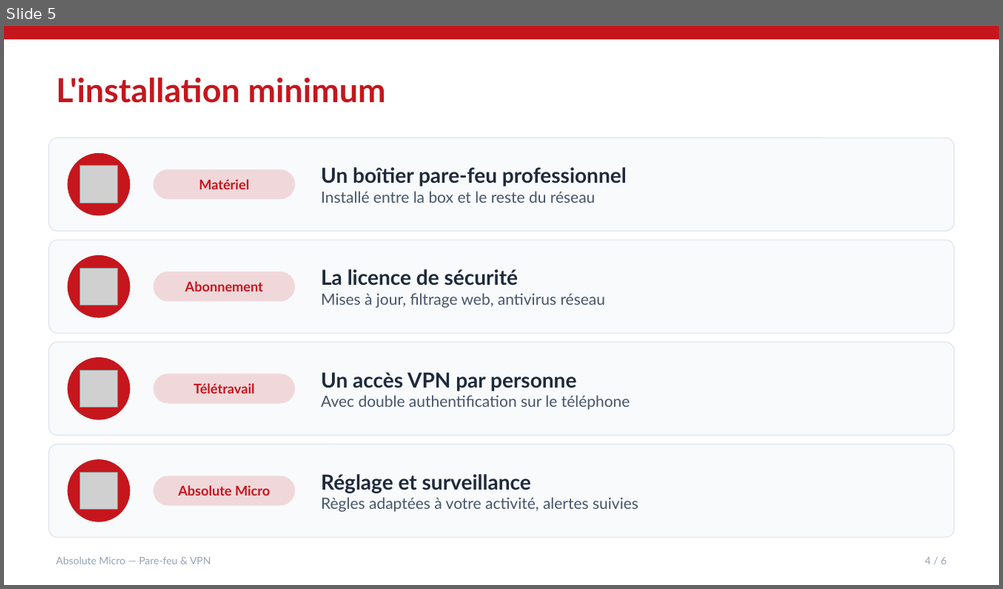
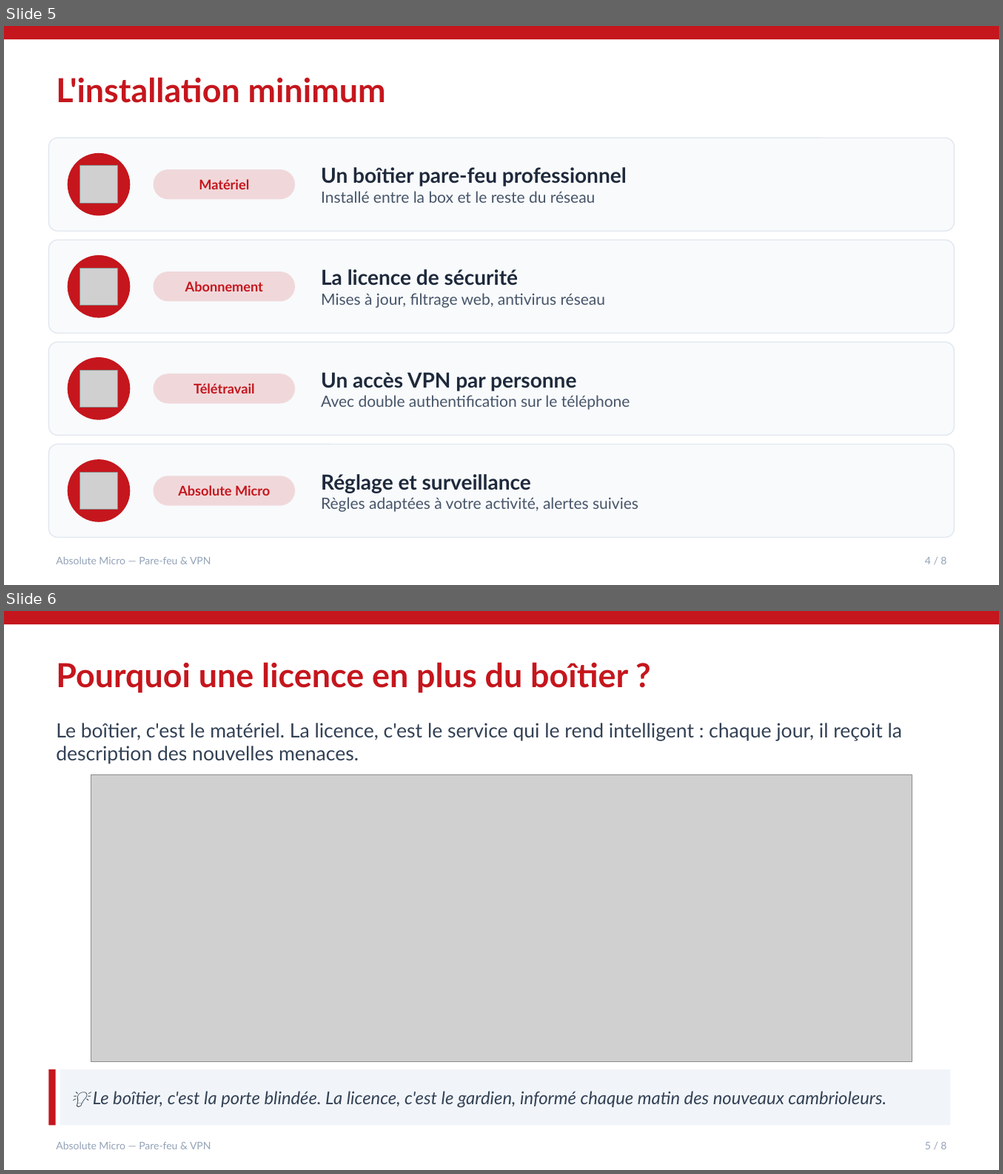
Before and after one commit to brunoflorin/absolute-devices, a slide deck: frontend/public/diaporamas/parefeu_vpn.pptx. Shown one above the other, each under a label of ours: slide 5 before the commit, slides 5 and 6 after it. The pictures are 1003x589 and 1003x1174 pixels, drawn with LibreOffice and Linux fonts; fonts in the diff are those of the drawing; grey boxes stand for pictures. Boxes give left, top, right and bottom in pixels: in the first picture for what was removed or moved away, otherwise in the second. Text is boxed around its words. In the diff, an @@ line names an element or a change of style, - is before the commit and + after.

```diff
--- a/frontend/public/diaporamas/parefeu_vpn.pptx
+++ b/frontend/public/diaporamas/parefeu_vpn.pptx
@@ slide 6 added at <box>4,611,999,1170</box>, background #FFFFFF @@
@@ rectangle added at <box>4,611,999,624</box>, fill #C5161D @@
@@ text added at <box>56,662,628,693</box>, 32 pt, text #C5161D, bold @@
+Pourquoi une licence en plus du boîtier ?
@@ text added at <box>56,723,902,764</box>, 19 pt, text #334155 @@
+Le boîtier, c'est le matériel. La licence, c'est le service qui le rend intelligent : chaque jour, il reçoit la description des nouvelles menaces.
@@ picture added at <box>91,775,912,1062</box> @@
@@ rectangle added at <box>48,1070,56,1126</box>, fill #C5161D @@
@@ rectangle added at <box>60,1070,950,1126</box>, fill #F1F5F9, 17 pt, text #334155, italic @@
+💡 Le boîtier, c'est la porte blindée. La licence, c'est le gardien, informé chaque matin des nouveaux cambrioleurs.
@@ text added at <box>56,1142,211,1150</box>, 10 pt, text #94A3B8 @@
+Absolute Micro — Pare-feu & VPN
@@ text added at <box>925,1142,946,1150</box>, 10 pt, text #94A3B8 @@
+5 / 8
@@ slide 5 changed as well @@
@@ text at <box>925,557,946,565</box>: text changed @@
-4 / 6
+4 / 8
```
Also in this commit, not shown: 6 other slides changed, 1 other slide added, 37 other files.
